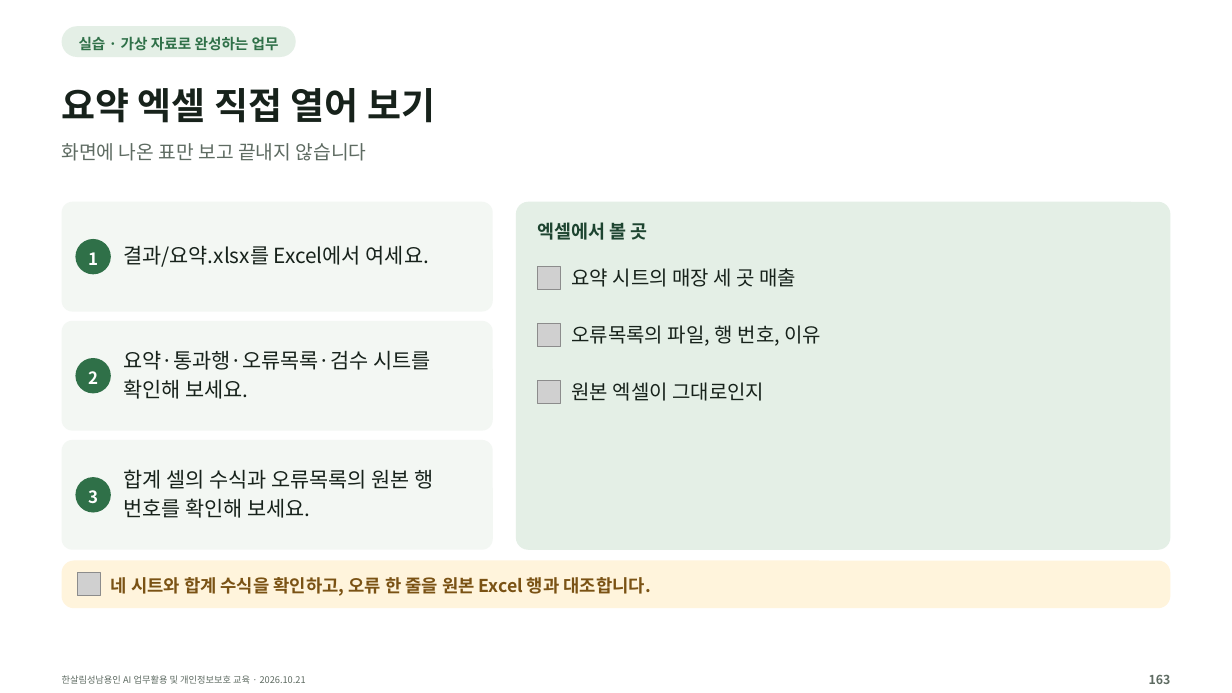
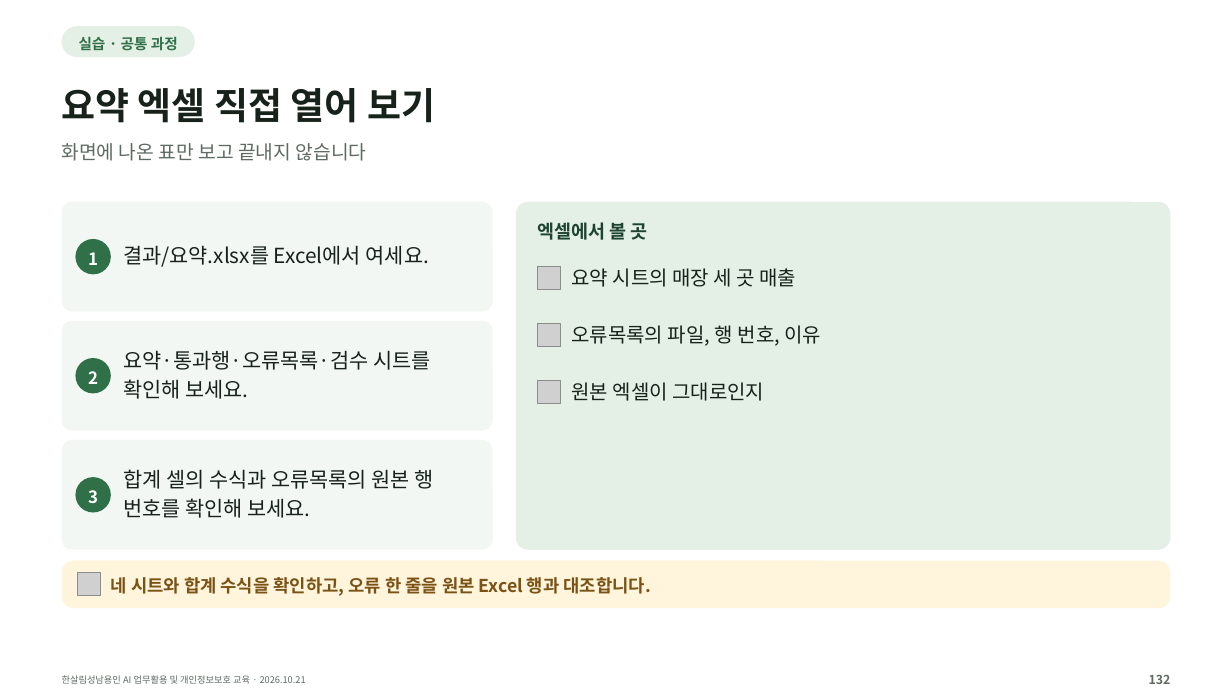
Before and after one commit to kscold/kscold-blog-version-2, a slide deck: slide 132 of apps/web/public/hansalim/files/한살림_AI교육_강의자료.pptx (slide 143 before the commit). Drawn at 1232x693 pixels with LibreOffice and Linux fonts; fonts in the diff are those of the drawing; grey boxes stand for pictures. Boxes give left, top, right and bottom in pixels: in the first picture for what was removed or moved away, otherwise in the second. Text is boxed around its words. In the diff, an @@ line names an element or a change of style, - is before the commit and + after.

Commit message:
fix(frontend): 한살림 자료를 최신 164장 자료 묶음으로 갱신함
- 강의 저장소 39f17db의 release e434be337f57ec3f(164장)로 실습 ZIP·PDF·PPT를 바꿈. 글꼴 ZIP은 그대로임
- 새 실습 ZIP에 든 실습길잡이.pdf를 폴더 그림에 넣고, 준비가 끝나면 이 문서부터 열도록 안내함(ZIP의 먼저읽기.txt와 같은 안내)
- 새 PDF는 출처 링크를 빼고 영상 링크 20개만 남겼음. 영상이 있는 5장 모두 링크가 있어 웹 슬라이드에서 그대로 눌림

```diff
--- a/apps/web/public/hansalim/files/한살림_AI교육_강의자료.pptx
+++ b/apps/web/public/hansalim/files/한살림_AI교육_강의자료.pptx
@@ rounded rectangle: place and size @@
-rounded rectangle at (62,26,296,56)
+rounded rectangle at (62,26,195,56)
@@ text at (79,36,178,51): text changed @@
-실습 · 가상 자료로 완성하는 업무
+실습 · 공통 과정
@@ text at (1149,675,1171,684): text changed @@
-163
+132
```
Also in this commit, not shown: 150 other slides changed, 8 slides added, 9 slides removed, 5 other files.
